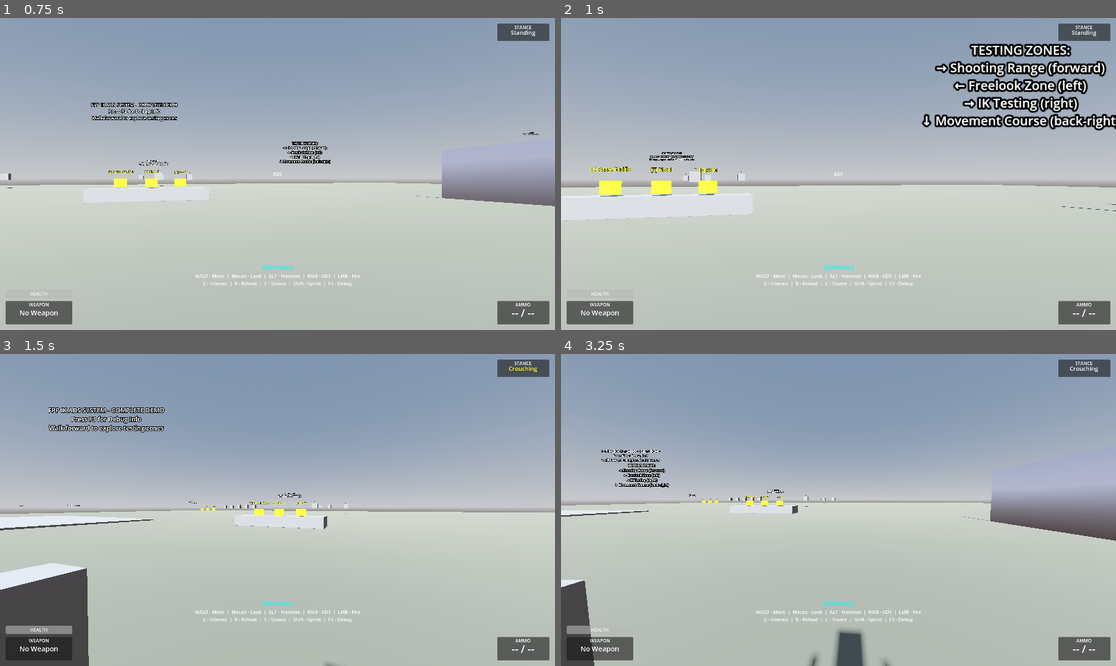
Above: before the commit, frames 1-4 (two rows, left to right).
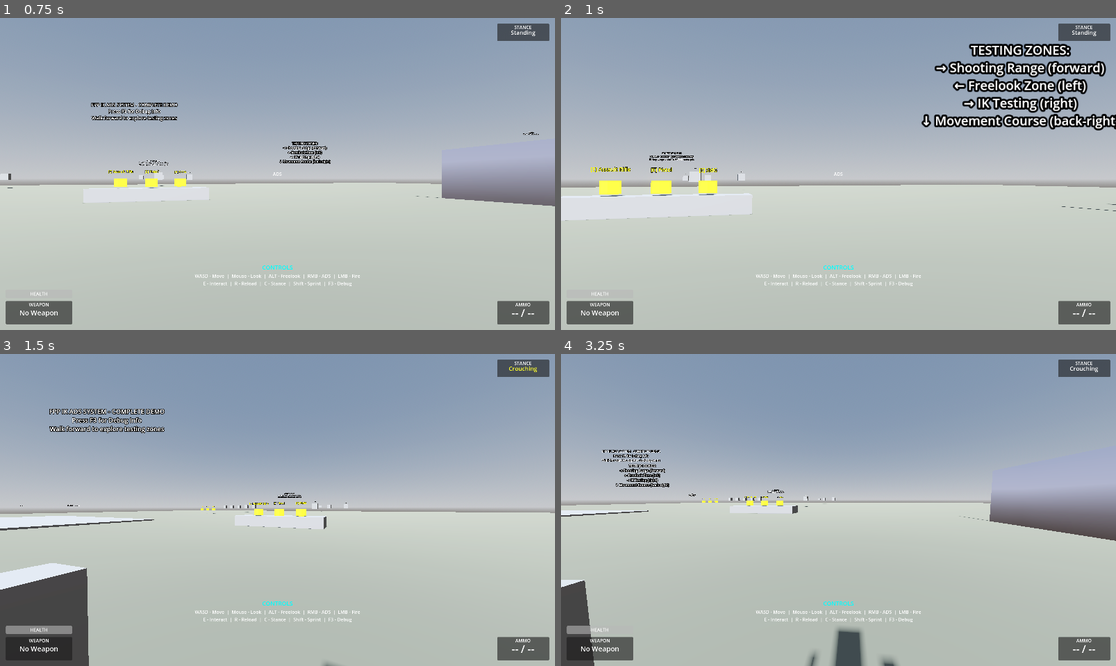
Above: after the commit, the same moments.

Repository: lmf-git/fpp-ik-ads
Game: Godot game, scene res://scenes/enhanced_demo.tscn
Same seed, same stepped clock (60 frames per second), same inputs: the game is played once before the commit and once after it.
Inputs (mouse positions are in pixels of both pictures, inside the frame that each line leads up to):
- Up to frame 1 (0.75 s): tap Enter (ui_accept) at 0.5 s; move the mouse to (305, 174) at 0.52 s; hold W (move_forward) from 0.53 s (still down); hold Right mouse button (aim_down_sights) from 0.53 s (still down)
- Up to frame 2 (1 s): keep holding W (move_forward); keep holding Right mouse button (aim_down_sights); tap Space (jump) at 0.77 s
- Up to frame 3 (1.5 s): keep holding W (move_forward); move the mouse to (249, 510) at 1.27 s; release Right mouse button (aim_down_sights) at 1.28 s; tap C (crouch) at 1.35 s
- Up to frame 4 (3.25 s): keep holding W (move_forward); tap Space (jump) at 1.52, 3.02 s; move the mouse to (849, 503) at 2.02 s; press the mouse at (849, 503) at 2.03 s; move the mouse to (832, 516) at 2.77 s; release the mouse at (832, 516) at 2.78 s; tap Alt (freelook) at 2.85 s

Frame 1 is identical in both runs. In frame 2, 2.0% of the frame differs, in the area x 5-100%, y 8-63%; in frame 3, 1.1%; in frame 4, 0.7%.

Commit message:
Fix player sliding on floor by adding friction and acceleration-based movement
Changes:
- Add PhysicsMaterial to ground floor with friction=1.0 and rough=true
- Replace instant velocity changes with acceleration-based movement (80.0 accel, 100.0 decel)
- Add velocity threshold (0.01) to snap tiny movements to zero and prevent micro-sliding
- Only apply movement when on floor to prevent air control issues

This fixes the issue where the player would slide off the plane floor when barely moving.

Diff:
--- a/scenes/main_skeleton.tscn
+++ b/scenes/main_skeleton.tscn
@@ -1,10 +1,15 @@
-[gd_scene load_steps=13 format=3 uid="uid://byn5m8kvx8nwq"]
+[gd_scene load_steps=14 format=3 uid="uid://byn5m8kvx8nwq"]
 
 [ext_resource type="PackedScene" uid="uid://cpk8m3yx2nvts" path="res://scenes/skeleton_player.tscn" id="1"]
 [ext_resource type="PackedScene" uid="uid://djdxe3yn5w7cp" path="res://scenes/weapon_pickup.tscn" id="2"]
 [ext_resource type="PackedScene" uid="uid://bqw3h8yx7nvkj" path="res://scenes/weapons/rifle.tscn" id="3"]
 [ext_resource type="PackedScene" uid="uid://c8vxm2k5yx9nl" path="res://scenes/weapons/pistol.tscn" id="4"]
 [ext_resource type="PackedScene" uid="uid://d3mplr8vx2okm" path="res://scenes/weapons/smg.tscn" id="5"]
+
+[sub_resource type="PhysicsMaterial" id="PhysicsMaterial_floor"]
+friction = 1.0
+rough = true
+bounce = 0.0
 
 [sub_resource type="ProceduralSkyMaterial" id="ProceduralSkyMaterial_1"]
 sky_top_color = Color(0.385, 0.454, 0.55, 1)
@@ -45,6 +50,7 @@
 shadow_blur = 1.5
 
 [node name="Ground" type="StaticBody3D" parent="."]
+physics_material_override = SubResource("PhysicsMaterial_floor")
 
 [node name="MeshInstance3D" type="MeshInstance3D" parent="Ground"]
 mesh = SubResource("BoxMesh_ground")
--- a/scripts/skeleton_fpp_controller.gd
+++ b/scripts/skeleton_fpp_controller.gd
@@ -173,14 +173,26 @@
 	var movement_basis = Transform3D.IDENTITY.rotated(Vector3.UP, body_y_rotation)
 	var direction = (movement_basis.basis * Vector3(input_dir.x, 0, input_dir.y)).normalized()
 
-	if direction:
-		velocity.x = direction.x * speed
-		velocity.z = direction.z * speed
+	# Use acceleration instead of instant velocity for smooth movement
+	var acceleration = 80.0  # Fast acceleration
+	var deceleration = 100.0  # Very strong deceleration for instant stopping
+
+	if direction and is_on_floor():
+		# Accelerate towards target speed
+		var target_velocity = direction * speed
+		velocity.x = move_toward(velocity.x, target_velocity.x, acceleration * delta)
+		velocity.z = move_toward(velocity.z, target_velocity.z, acceleration * delta)
 	else:
-		# Strong deceleration for immediate stopping
-		var deceleration = 50.0  # Much higher for snappy stopping
+		# Decelerate to stop
 		velocity.x = move_toward(velocity.x, 0, deceleration * delta)
 		velocity.z = move_toward(velocity.z, 0, deceleration * delta)
+
+	# Snap very small velocities to zero to prevent micro-sliding
+	var velocity_threshold = 0.01
+	if abs(velocity.x) < velocity_threshold:
+		velocity.x = 0
+	if abs(velocity.z) < velocity_threshold:
+		velocity.z = 0
 
 	move_and_slide()
 
